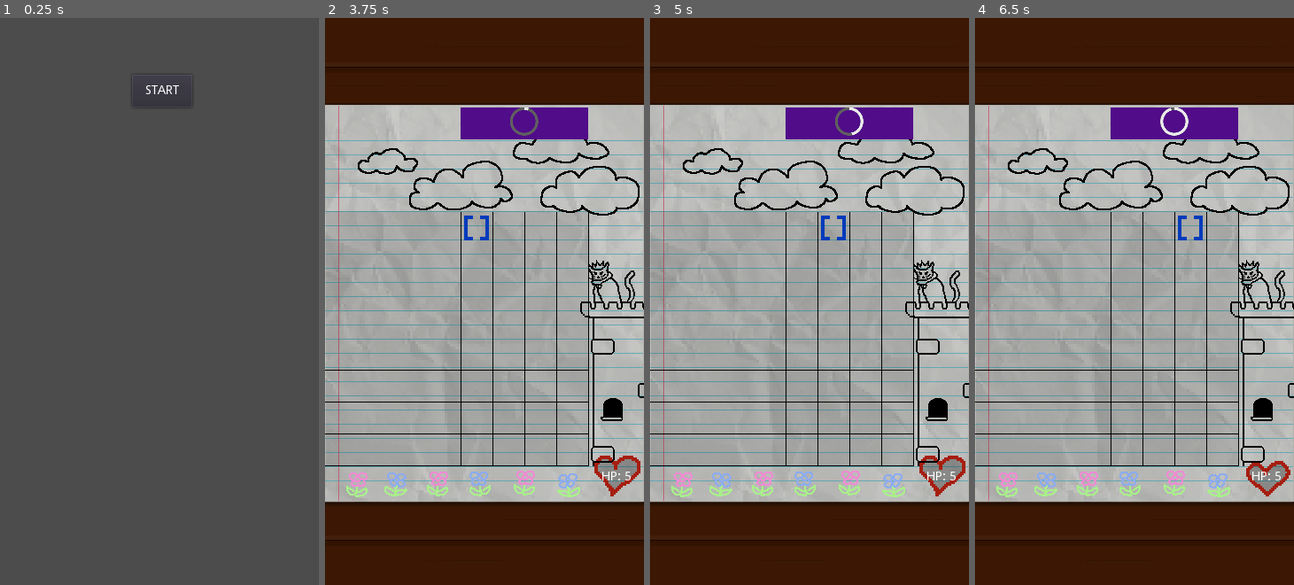
Above: before the commit, frames 1-4 (left to right).
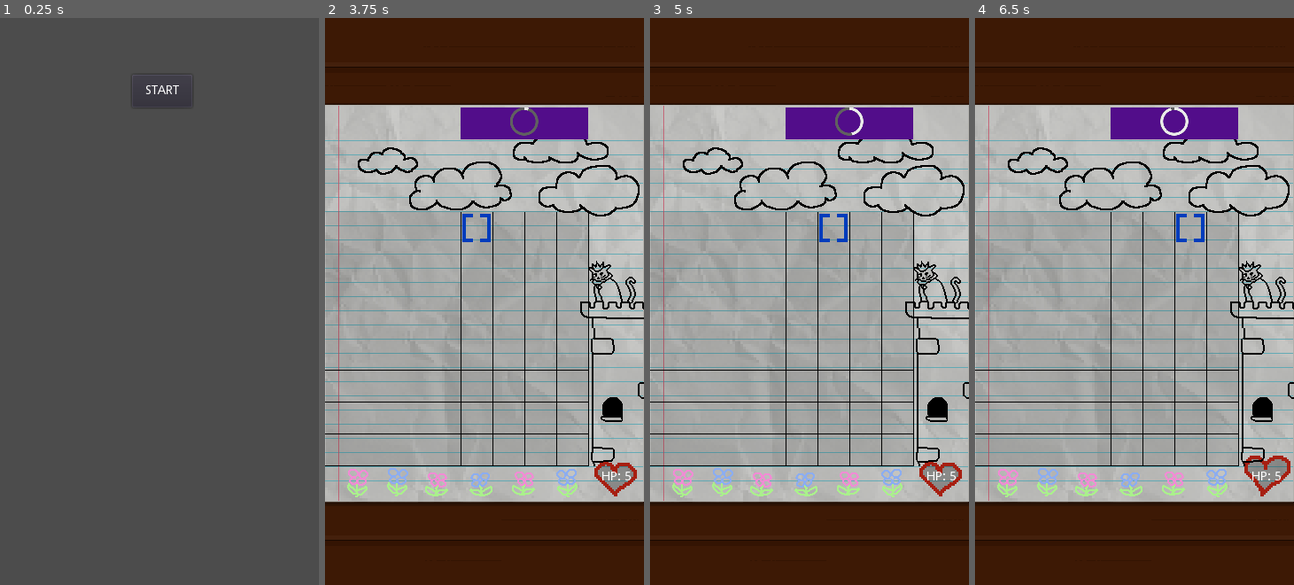
Above: after the commit, the same moments.

Repository: Sleeping-Robot-Games/Doodle-Defense
Game: Godot game, scene res://scenes/Start.tscn
Two runs of this game, one before a commit and one after it. Both use one fixed random seed, a clock stepped at 60 frames per second and the inputs below.
Inputs (mouse positions are in pixels of both pictures, inside the frame that each line leads up to):
- Up to frame 1 (0.25 s): no input
- Up to frame 2 (3.75 s): click (487, 91) at 0.5 s; click (487, 363) at 1.25 s; click (487, 363) at 2 s; tap Enter at 3.5 s
- Up to frame 3 (5 s): click (831, 341) at 4.25 s
- Up to frame 4 (6.5 s): click (1128, 341) at 5.02 s; click (1191, 341) at 5.75 s

The runs differ from the first frame. In frame 2, 2.6% of the frame differs, in the area x 6-100%, y 21-85%; in frame 3, 2.6%; in frame 4, 2.6%.

Commit message:
fix first column

Diff:
--- a/project.godot
+++ b/project.godot
@@ -55,5 +55,6 @@
 
 [rendering]
 
+quality/driver/driver_name="GLES2"
 2d/snapping/use_gpu_pixel_snap=true
 environment/default_environment="res://default_env.tres"
--- a/scenes/Game.tscn
+++ b/scenes/Game.tscn
@@ -122,59 +122,59 @@
 [node name="Doodles" type="AnimatedSprite" parent="Background"]
 position = Vector2( -144, 205 )
 frames = SubResource( 1 )
+frame = 1
 playing = true
 
 [node name="Flower2" type="AnimatedSprite" parent="Background/Doodles"]
 position = Vector2( 45, -1 )
 frames = SubResource( 2 )
+frame = 1
 playing = true
 
 [node name="Flower6" type="AnimatedSprite" parent="Background/Doodles"]
 position = Vector2( 238, 0 )
 frames = SubResource( 2 )
+frame = 1
 playing = true
 flip_h = true
 
 [node name="Flower3" type="AnimatedSprite" parent="Background/Doodles"]
 position = Vector2( 91, -1 )
 frames = SubResource( 3 )
-frame = 1
 playing = true
 
 [node name="Flower4" type="AnimatedSprite" parent="Background/Doodles"]
 position = Vector2( 139, -1 )
 frames = SubResource( 4 )
-frame = 1
 playing = true
 flip_h = true
 
 [node name="Flower5" type="AnimatedSprite" parent="Background/Doodles"]
 position = Vector2( 189, -2 )
 frames = SubResource( 5 )
-frame = 1
 playing = true
 
 [node name="Heart" type="AnimatedSprite" parent="Background/Doodles"]
 position = Vector2( 294, -13 )
 scale = Vector2( 2, 2 )
 frames = SubResource( 6 )
-frame = 2
 playing = true
 
 [node name="Clouds" type="AnimatedSprite" parent="Background/Doodles"]
 position = Vector2( 144, -347 )
 frames = SubResource( 9 )
+frame = 1
 playing = true
 
 [node name="Cat" type="AnimatedSprite" parent="Background"]
 position = Vector2( 146, -30 )
 frames = SubResource( 7 )
-frame = 1
 playing = true
 
 [node name="Tower" type="AnimatedSprite" parent="Background"]
 position = Vector2( 148, 93 )
 frames = SubResource( 8 )
+frame = 1
 playing = true
 
 [node name="IncomingBlockColor" type="ColorRect" parent="."]
@@ -220,7 +220,6 @@
 position = Vector2( 171, 237 )
 scale = Vector2( 2, 2 )
 frames = SubResource( 10 )
-frame = 1
 playing = true
 
 [node name="Blocks" type="Node2D" parent="."]
@@ -228,7 +227,6 @@
 [node name="Enemies" type="Node2D" parent="."]
 
 [node name="Column4" type="TextureButton" parent="."]
-visible = false
 margin_left = 153.0
 margin_top = 219.0
 margin_right = 189.0
